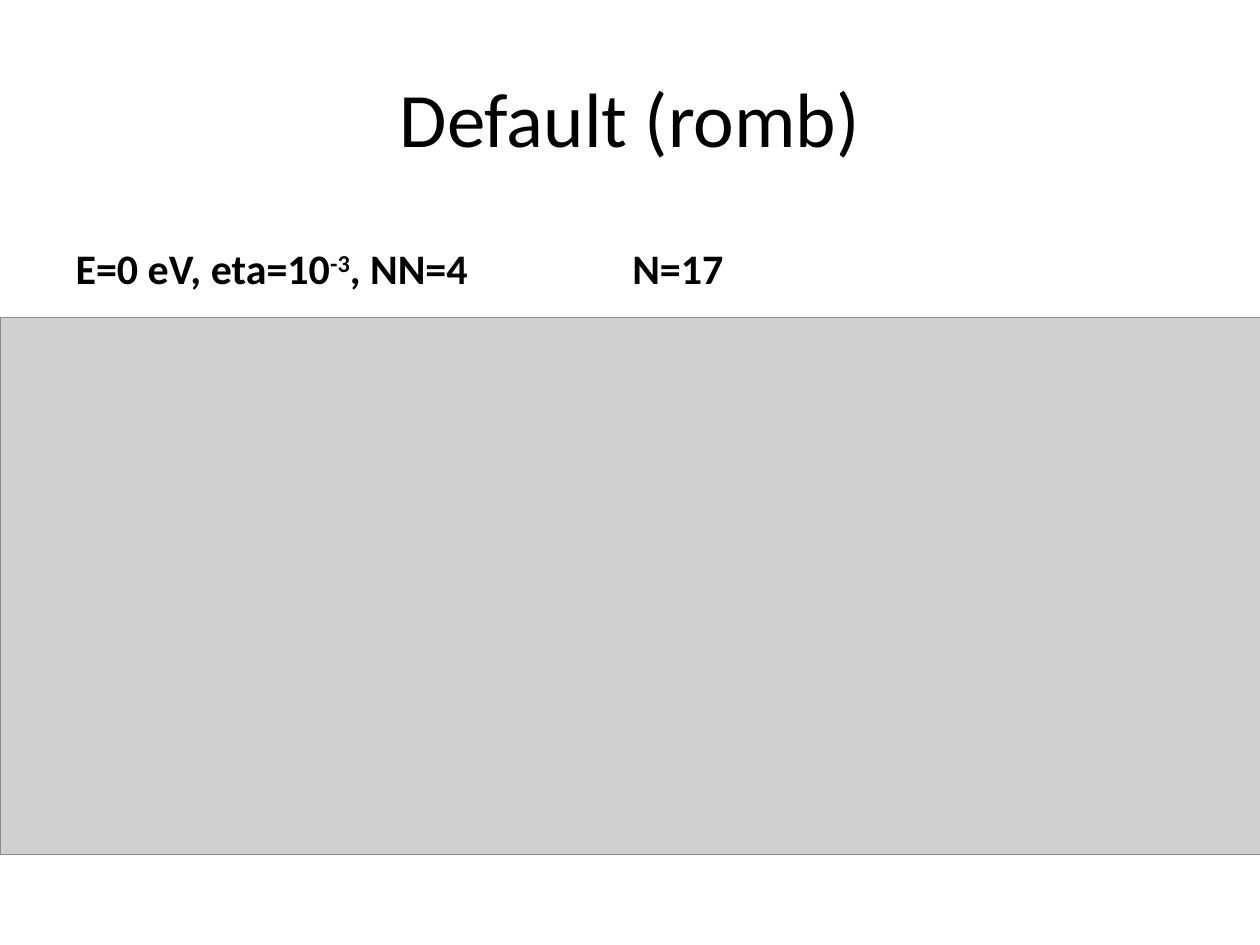
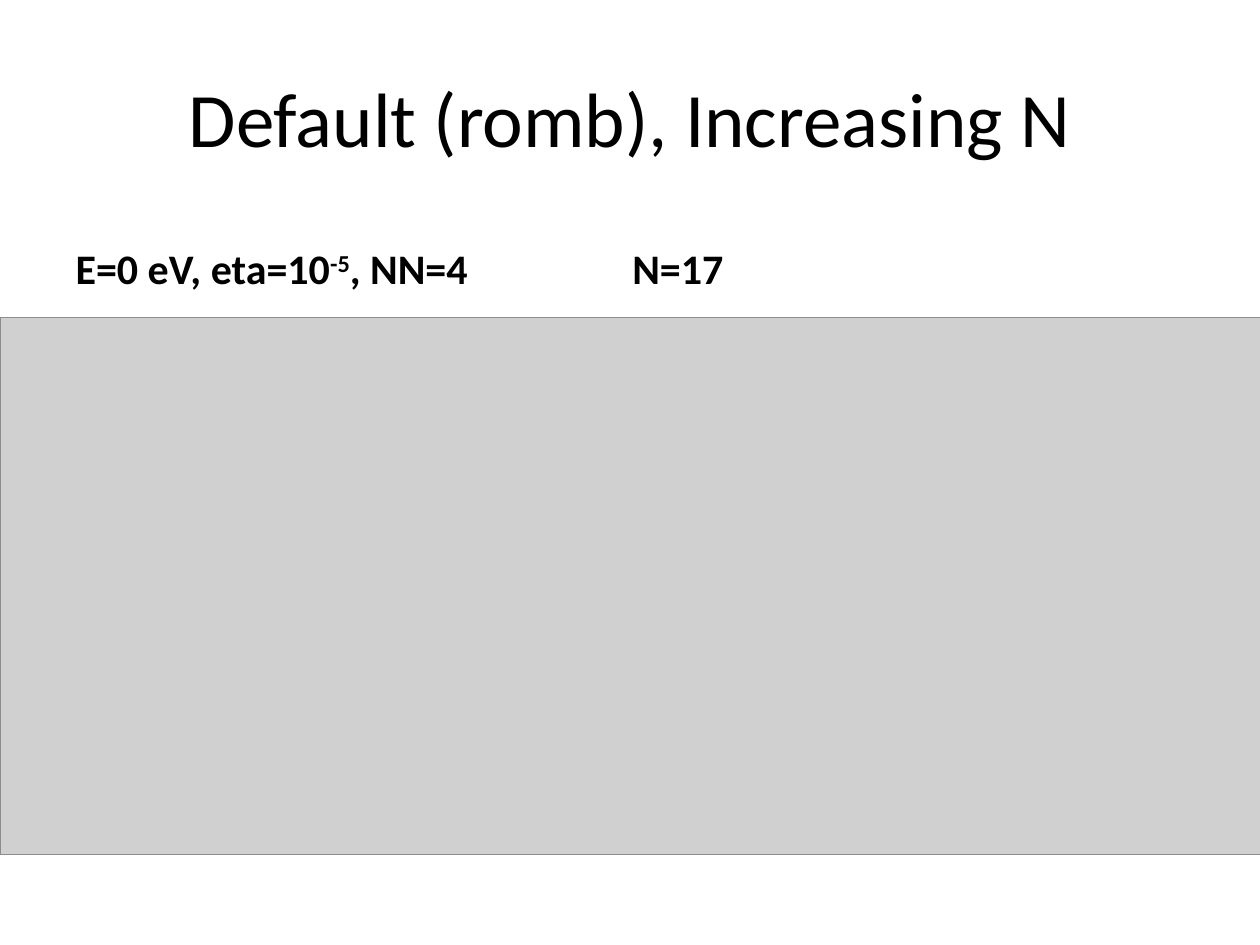
Before and after one commit to BastianValhoj/QTM-ML, a slide deck: slide 11 of meeting_notes/presentation.pptx (slide 5 before the commit). Drawn at 1260x945 pixels with LibreOffice and Linux fonts; fonts in the diff are those of the drawing; grey boxes stand for pictures. Boxes give left, top, right and bottom in pixels: in the first picture for what was removed or moved away, otherwise in the second. Text is boxed around its words. In the diff, an @@ line names an element or a change of style, - is before the commit and + after.

```diff
--- a/meeting_notes/presentation.pptx
+++ b/meeting_notes/presentation.pptx
@@ title at box(189, 91, 1070, 161): text changed @@
-Default (romb)
+Default (romb), Increasing N
@@ text at box(76, 256, 467, 290): text changed @@
-E=0 eV, eta=10-3, NN=4
+E=0 eV, eta=10-5, NN=4
```
Also in this commit, not shown: 22 other slides changed, 7 slides added, 2 slides removed.
